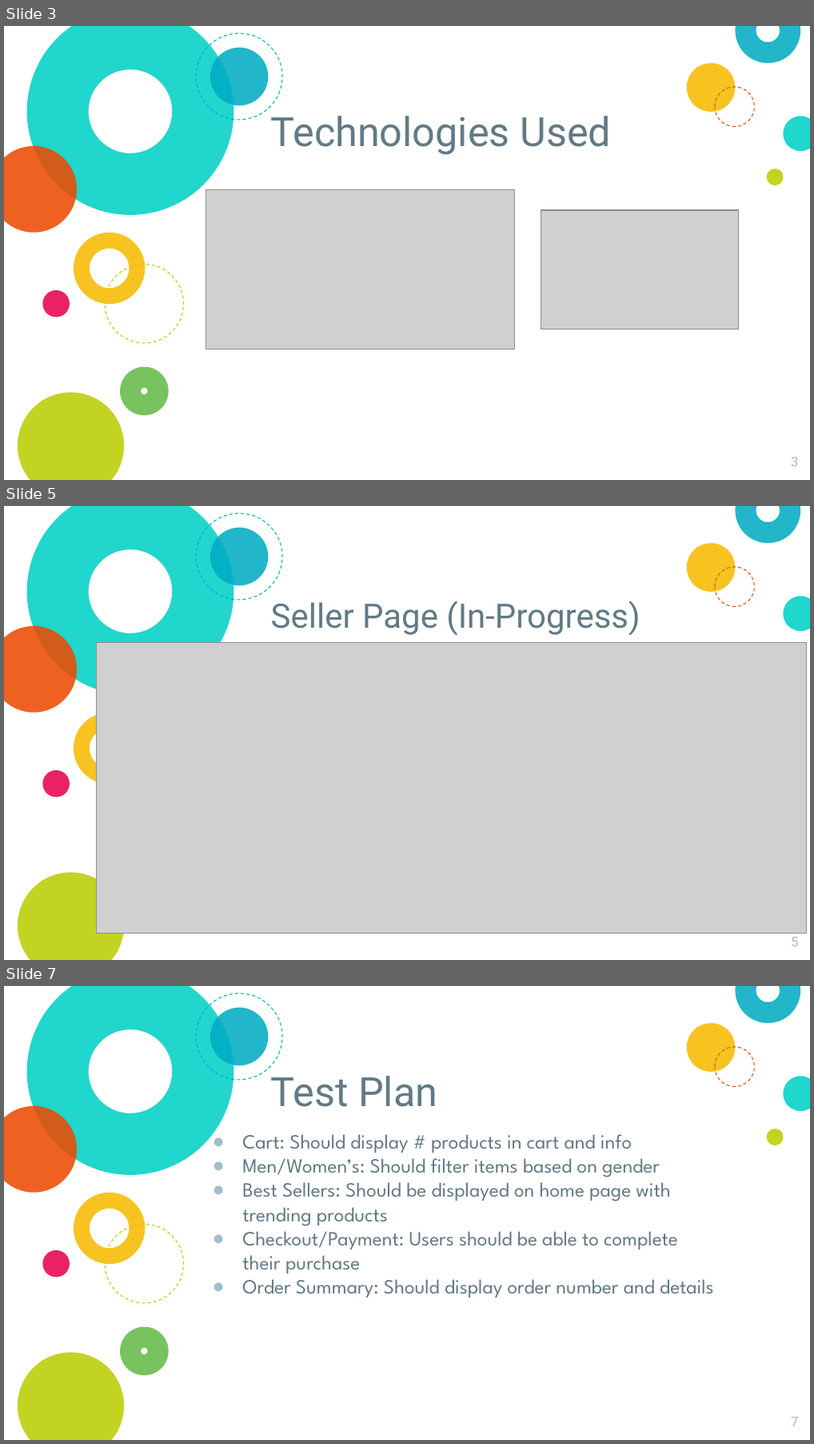
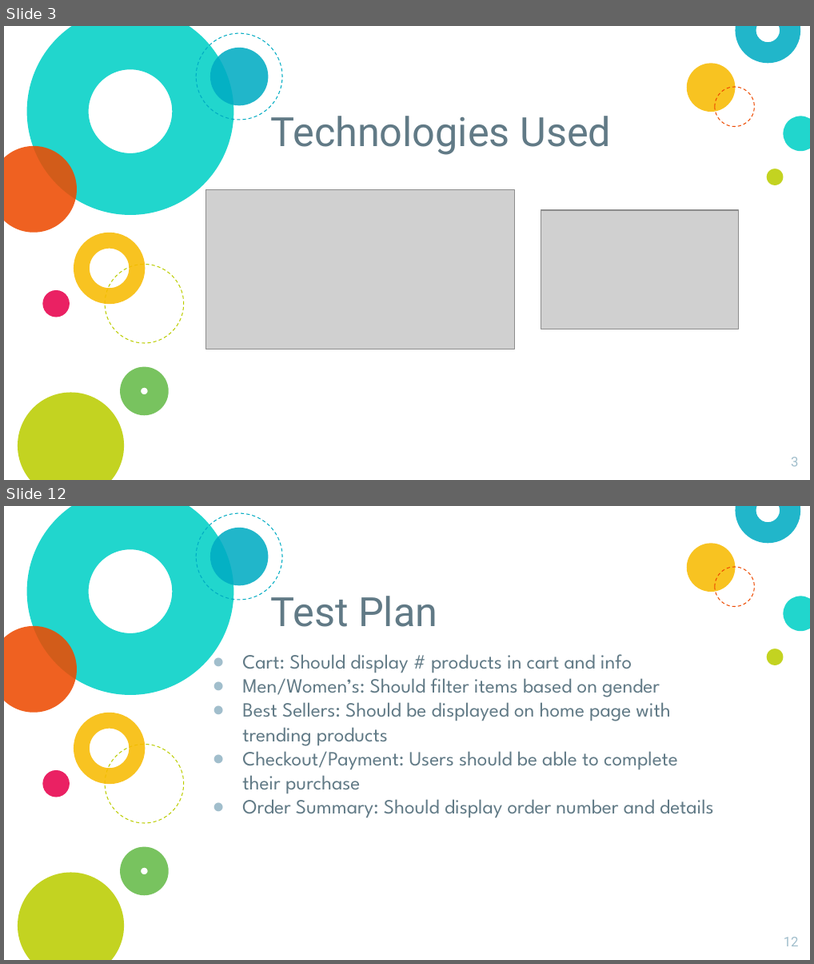
Before and after one commit to mitrjain/eCommerce, a slide deck: weekly_team_presentation/Gladiators week7.pptx. Shown one above the other, each under a label of ours: slides 3, 5 and 7 before the commit, slides 3 and 12 after it; the slides between them are not shown. The pictures are 814x1444 and 814x964 pixels, drawn with LibreOffice and Linux fonts; fonts in the diff are those of the drawing; grey boxes stand for pictures. Boxes give left, top, right and bottom in pixels: in the first picture for what was removed or moved away, otherwise in the second. Text is boxed around its words. In the diff, an @@ line names an element or a change of style, - is before the commit and + after.

```diff
--- a/weekly_team_presentation/Gladiators week7.pptx
+++ b/weekly_team_presentation/Gladiators week7.pptx
@@ slide 5 removed at [4,506,810,960], background #FFFFFF; not listed: 11 template elements that a slide beside it also shows @@
@@ title removed at [271,600,640,636] @@
-Seller Page (In-Progress)
@@ picture removed at [96,643,806,933] @@
@@ page number removed at [791,936,798,946] @@
-5
@@ what was slide 7 is now slide 12 @@
@@ page number at [784,936,799,946]: text changed @@
-7
+12
```
Also in this commit, not shown: 2 slides changed, 6 slides added.
